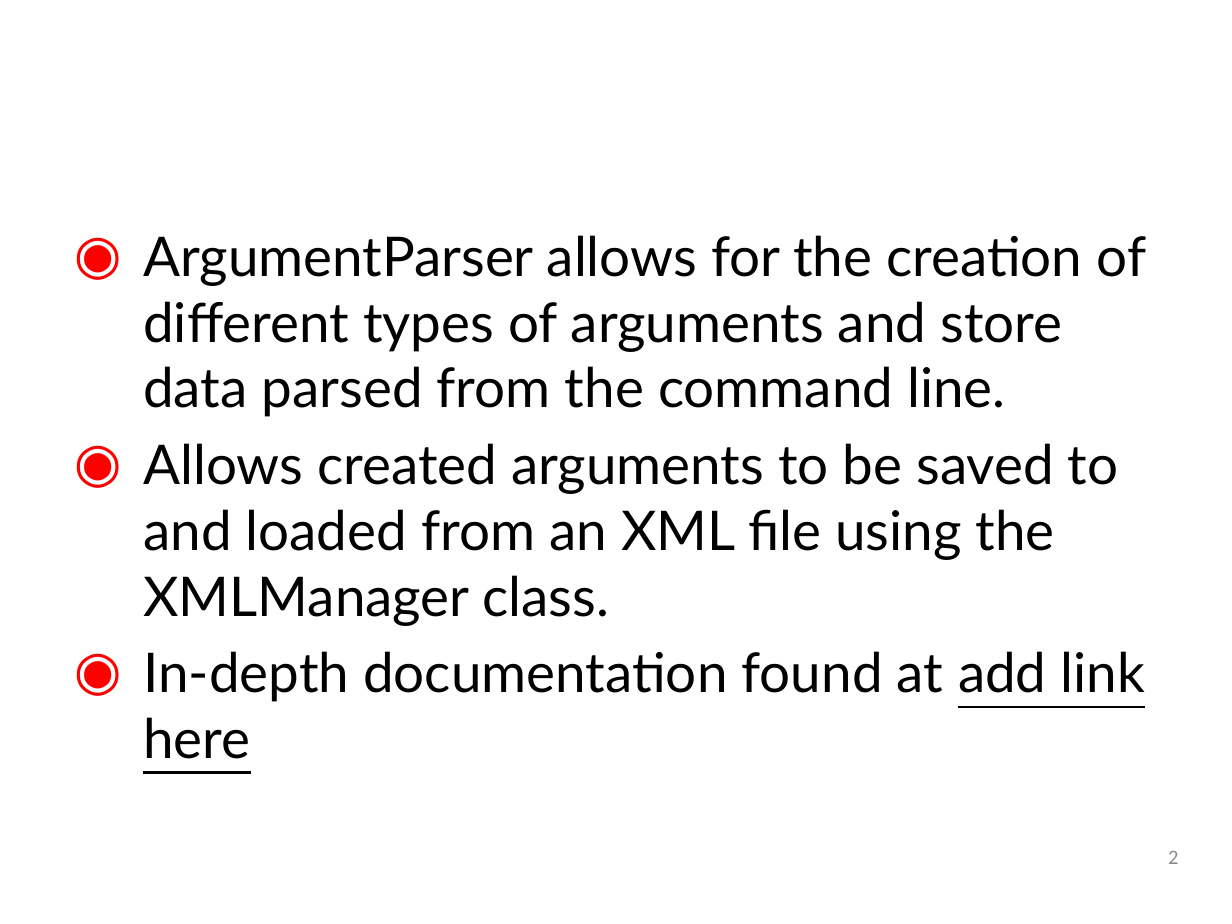
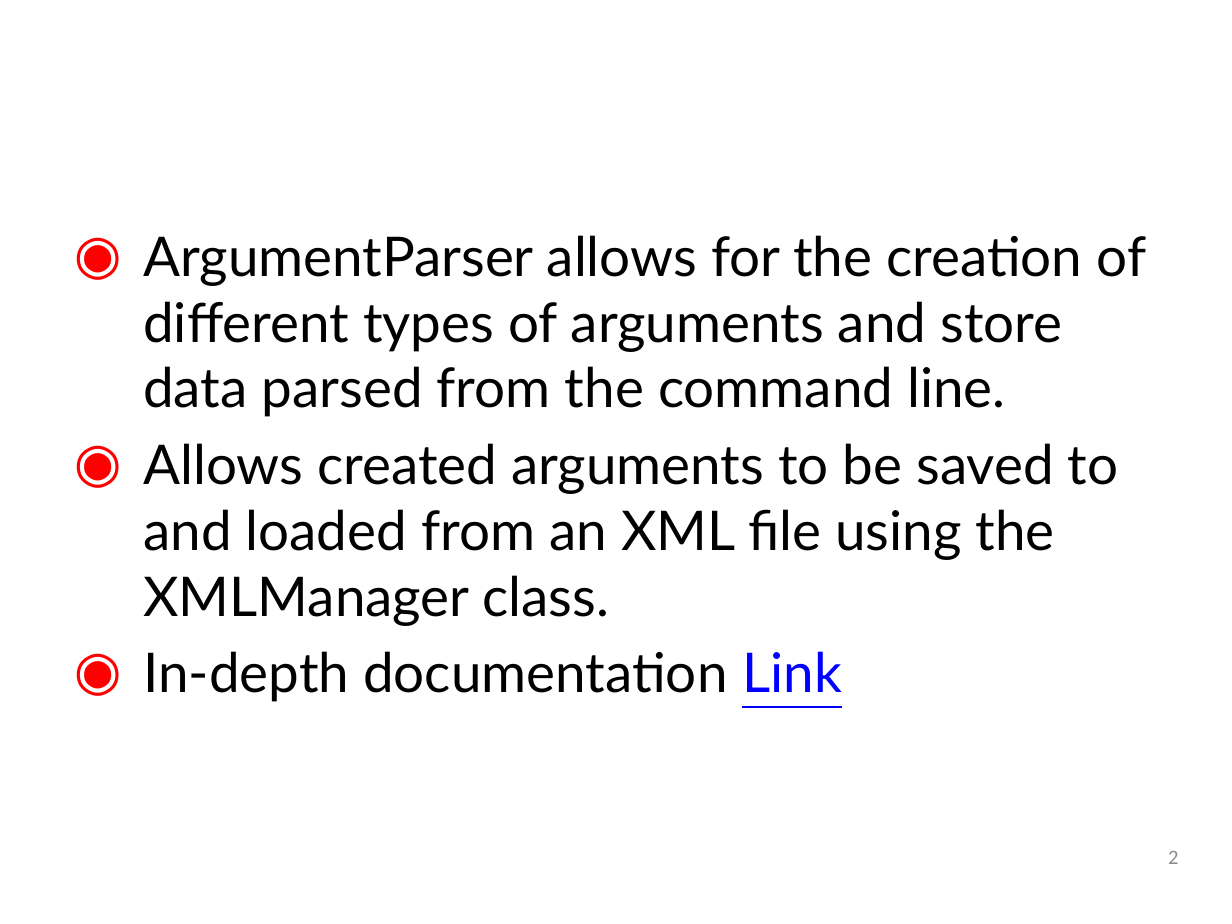
Before and after one commit to SpacemanRiff/spring-semester-project, a slide deck: slide 2 of resources/PowerPoints/Product Release.pptx. Drawn at 1232x924 pixels with LibreOffice and Linux fonts; fonts in the diff are those of the drawing; background and template pictures are left out. Boxes give left, top, right and bottom in pixels: in the first picture for what was removed or moved away, otherwise in the second. Text is boxed around its words. In the diff, an @@ line names an element or a change of style, - is before the commit and + after.

```diff
--- a/resources/PowerPoints/Product Release.pptx
+++ b/resources/PowerPoints/Product Release.pptx
@@ text at [143,651,842,702]: text changed @@
-◉ In-depth documentation found at add link here
+◉ In-depth documentation Link
```
Also in this commit, not shown: 2 other slides changed, 3 slides added, 1 slide removed, 9 other files.
